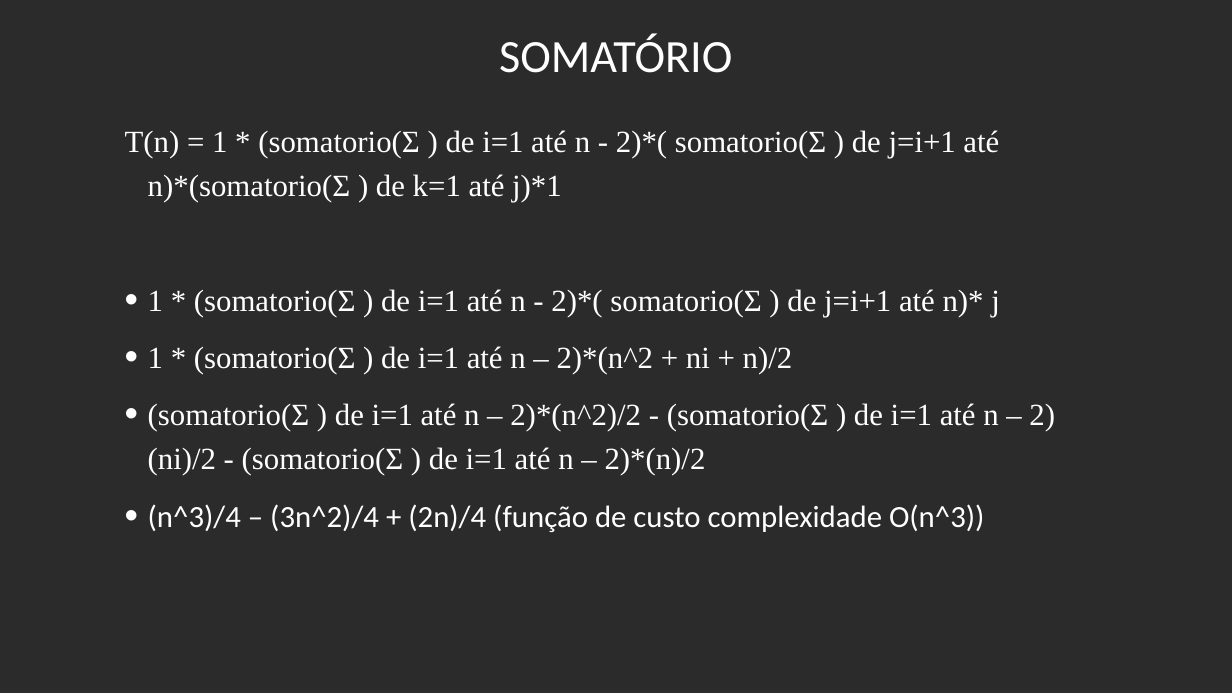
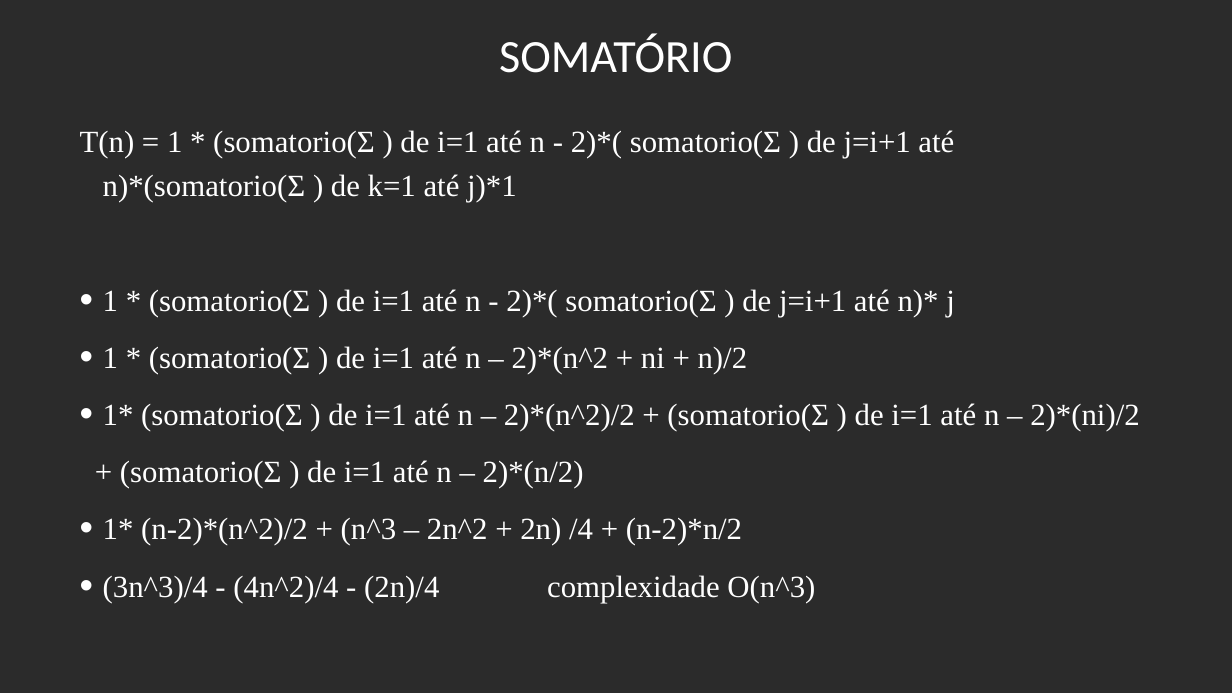
Before and after one commit to henriqueannicchino/Semininario_AA_2020.1, a slide deck: slide 3 of Seminario apresentação.odp. Drawn at 1232x693 pixels with LibreOffice and Linux fonts; fonts in the diff are those of the drawing; background and template pictures are left out; a plain dark background stands for a picture behind light text. Boxes give left, top, right and bottom in pixels: in the first picture for what was removed or moved away, otherwise in the second. Text is boxed around its words. In the diff, an @@ line names an element or a change of style, - is before the commit and + after.

```diff
--- a/Seminario apresentação.odp
+++ b/Seminario apresentação.odp
@@ text "T(n) = 1 * (somatorio(Σ ...": place and size @@
-text "T(n) = 1 * (somatorio(Σ ..." at <box>125,130,1055,532</box>
+text "T(n) = 1 * (somatorio(Σ ..." at <box>80,130,1139,603</box>
@@ text at <box>103,403,1139,603</box>: text changed @@
-• (somatorio(Σ ) de i=1 até n – 2)*(n^2)/2 - (somatorio(Σ ) de i=1 até n – 2)(ni)/2 - (somatorio(Σ ) de i=1 até n – 2)*(n)/2
-• (n^3)/4 – (3n^2)/4 + (2n)/4 (função de custo complexidade O(n^3))
+• 1* (somatorio(Σ ) de i=1 até n – 2)*(n^2)/2 + (somatorio(Σ ) de i=1 até n – 2)*(ni)/2
++ (somatorio(Σ ) de i=1 até n – 2)*(n/2)
+• 1* (n-2)*(n^2)/2 + (n^3 – 2n^2 + 2n) /4 + (n-2)*n/2
+• (3n^3)/4 - (4n^2)/4 - (2n)/4 complexidade O(n^3)
```
Also in this commit, not shown: 1 other slide changed, 1 other file.
